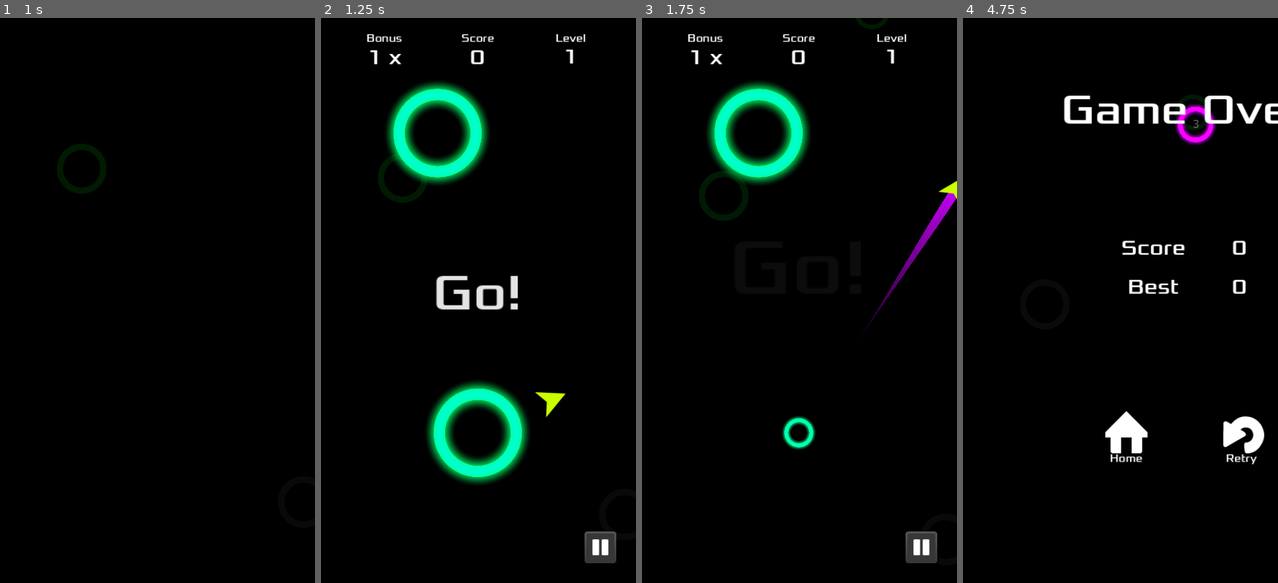
Above: before the commit, frames 1-4 (left to right).
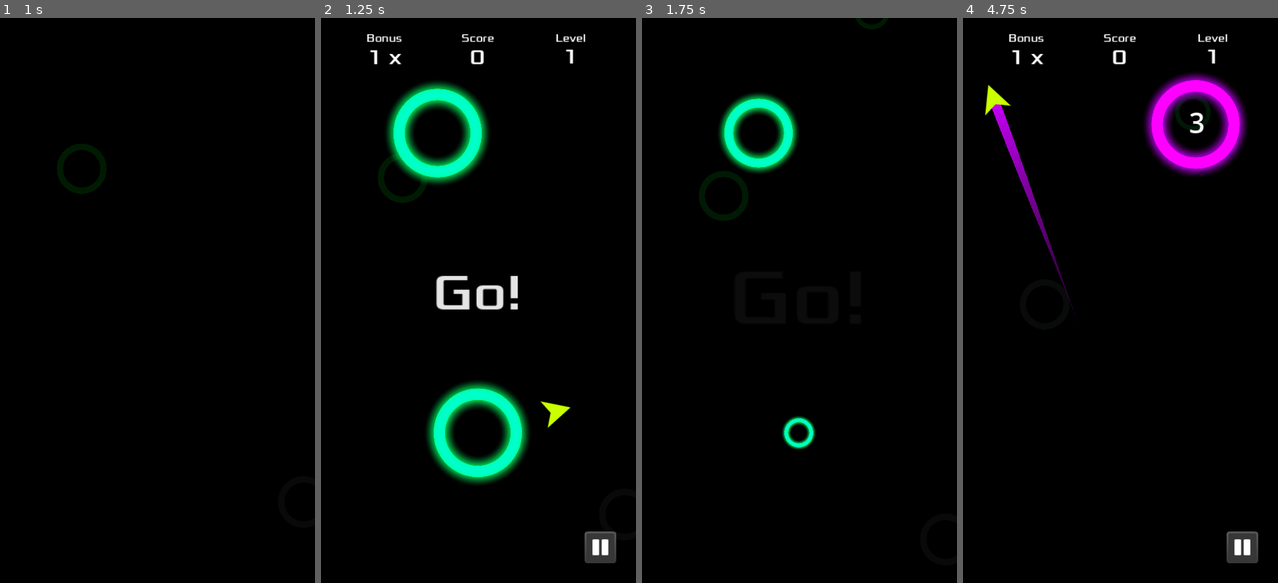
Above: after the commit, the same moments.

Repository: jrenato/circle_jump
Game: Godot game, scene res://Game/main.tscn
The game is run twice, just before and just after one commit, with the same random seed, the same clock (stepped at 60 frames per second) and the same inputs. Sound files missing from this copy of the repository are replaced by a short silence.
Inputs (mouse positions are in pixels of both pictures, inside the frame that each line leads up to):
- Up to frame 1 (1 s): click "Start" at 0.5 s
- Up to frame 2 (1.25 s): no input
- Up to frame 3 (1.75 s): tap Enter at 1.25 s; move the mouse to (868, 272) at 1.27 s; hold Right (ui_right) from 1.28 s (still down); hold Ctrl from 1.28 s (still down); click (868, 272) at 1.42 s
- Up to frame 4 (4.75 s): release Right (ui_right) at 2 s; release Ctrl at 2 s; drag from (1057, 328) to (1079, 131) at 2.02 s; click "Retry" at 2.75 s; move the mouse to (1152, 176) at 3.52 s; hold Right (ui_right) 3.53-4.25 s; tap Z at 3.6 s; drag from (1104, 413) to (1022, 215) at 4.27 s

Frame 1 is identical in both runs. In frame 2, 0.3% of the frame differs, in the area x 68-80%, y 66-73%; in frame 3, 5.5%; in frame 4, 9.0%, in the area x 6-100%, y 2-97%.

Commit message:
Added circle rotation speed curve

Diff:
--- a/Game/Circle/circle.gd
+++ b/Game/Circle/circle.gd
@@ -53,8 +53,6 @@
 
 	update_theme()
 
-	# Randomize the orbit direction
-	rotation_speed *= pow(-1, randi() % 2)
 
 func update_theme() -> void:
 	# Update the theme colors
@@ -67,6 +65,11 @@
 func init_circle(circle_position: Vector2, level: int, first_circle: bool = false) -> void:
 	position = circle_position
 	radius = 100
+
+	rotation_speed = clampf(level, 2.0, PI)
+
+	# Randomize the orbit direction
+	rotation_speed *= pow(-1, randi() % 2)
 
 	silent_capture = first_circle
 
